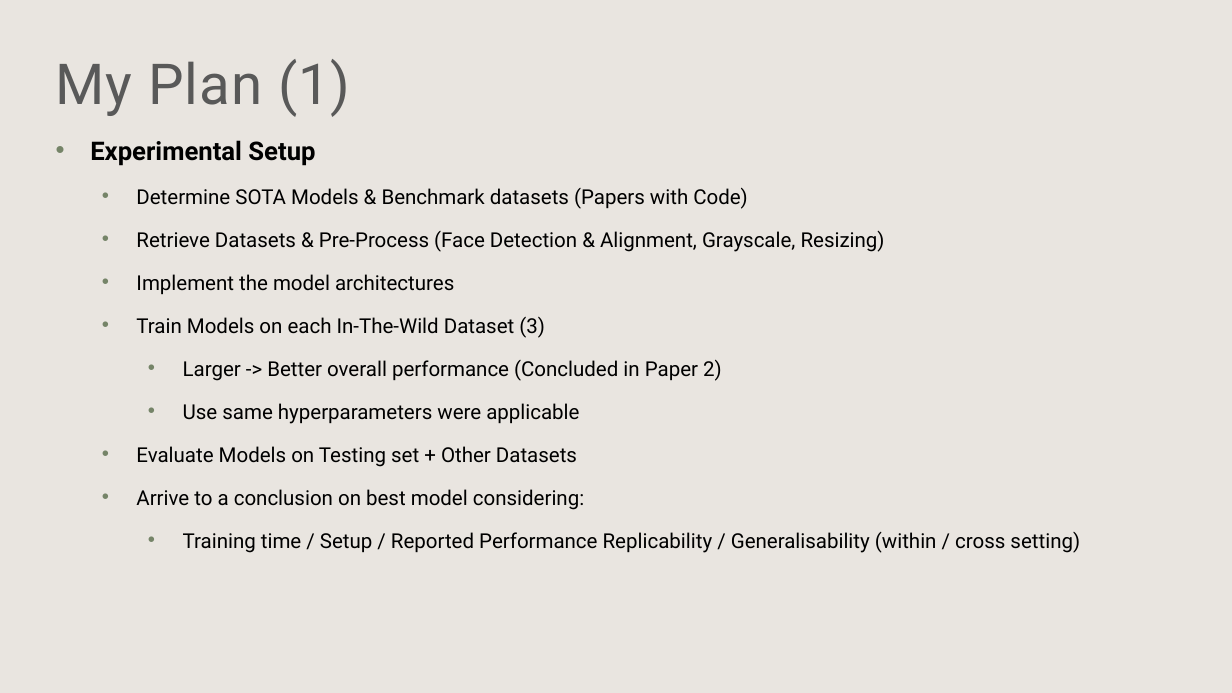
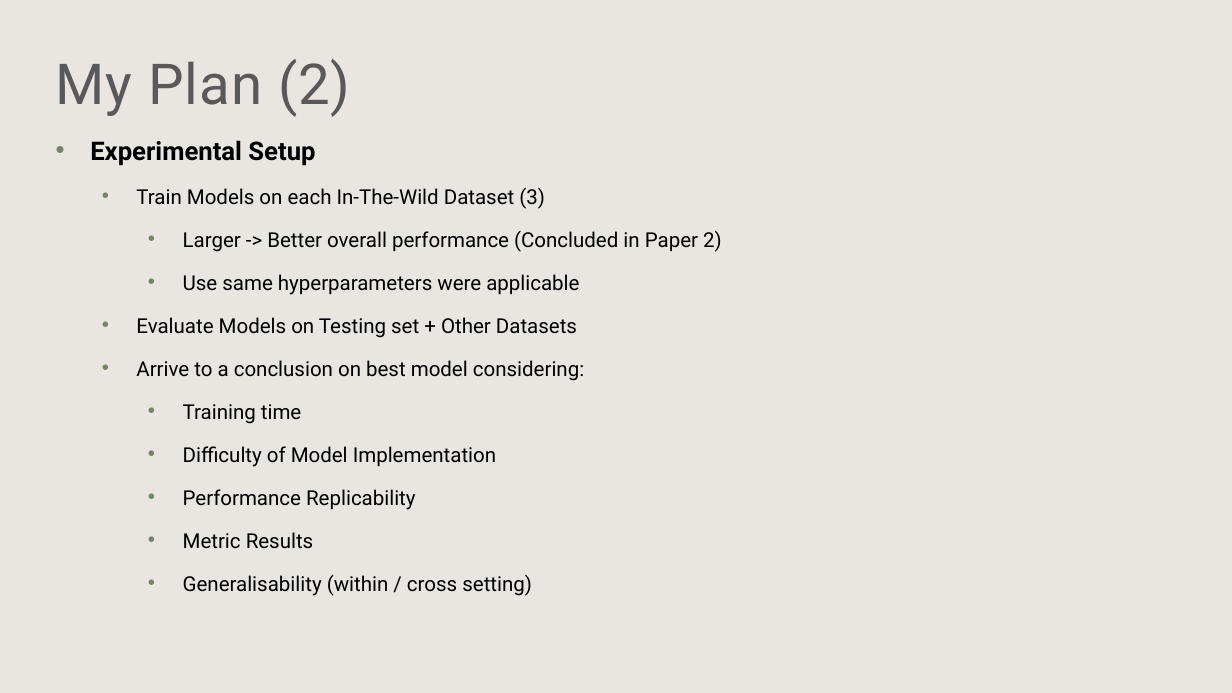
Before and after one commit to Jer0me123/Deep-Learning-For-Computer-Vision, a slide deck: slide 18 of ICS5118 - Facial Emotion Detection.pptx. Drawn at 1232x693 pixels with LibreOffice and Linux fonts; fonts in the diff are those of the drawing; background and template pictures are left out. Boxes give left, top, right and bottom in pixels: in the first picture for what was removed or moved away, otherwise in the second. Text is boxed around its words. In the diff, an @@ line names an element or a change of style, - is before the commit and + after.

```diff
--- a/ICS5118 - Facial Emotion Detection.pptx
+++ b/ICS5118 - Facial Emotion Detection.pptx
@@ text at bbox=[56, 59, 350, 117]: text changed @@
-My Plan (1)
+My Plan (2)
@@ text at bbox=[136, 187, 885, 295]: paragraphs removed @@
-  • Determine SOTA Models & Benchmark datasets (Papers with Code)
-  • Retrieve Datasets & Pre-Process (Face Detection & Alignment, Grayscale, Resizing)
-  • Implement the model architectures
@@ text at bbox=[183, 404, 532, 596]: text changed @@
-    • Training time / Setup / Reported Performance Replicability / Generalisability (within / cross setting)
+    • Training time
+    • Difficulty of Model Implementation
+    • Performance Replicability
+    • Metric Results
+    • Generalisability (within / cross setting)
```
Also in this commit, not shown: 11 other slides changed, 2 slides added, 1 other file.
